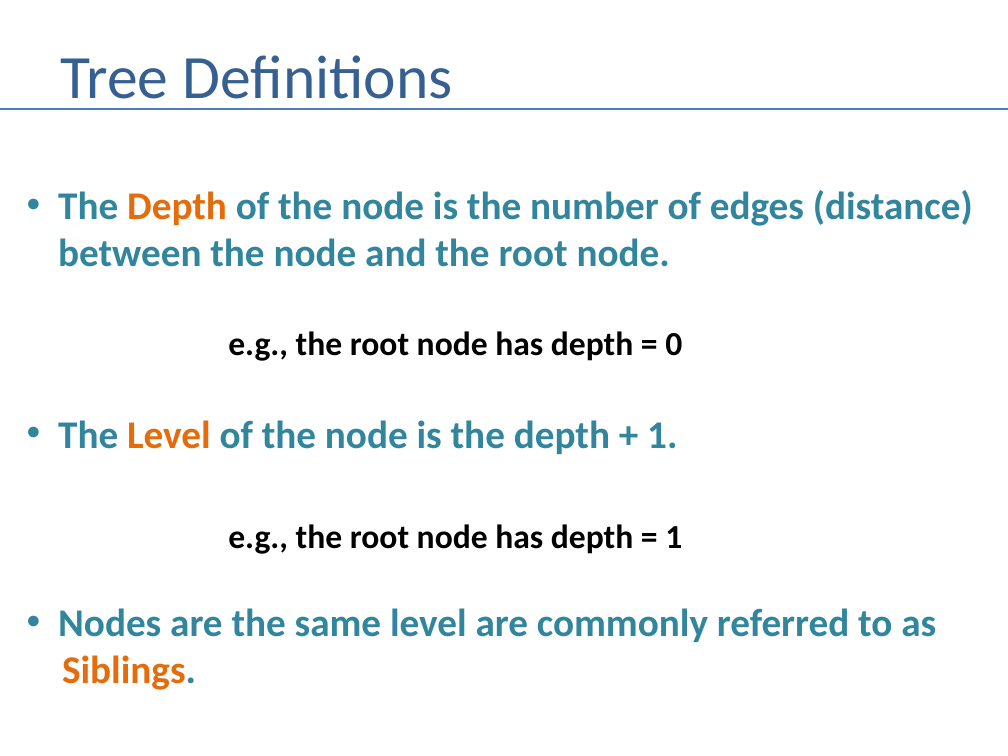
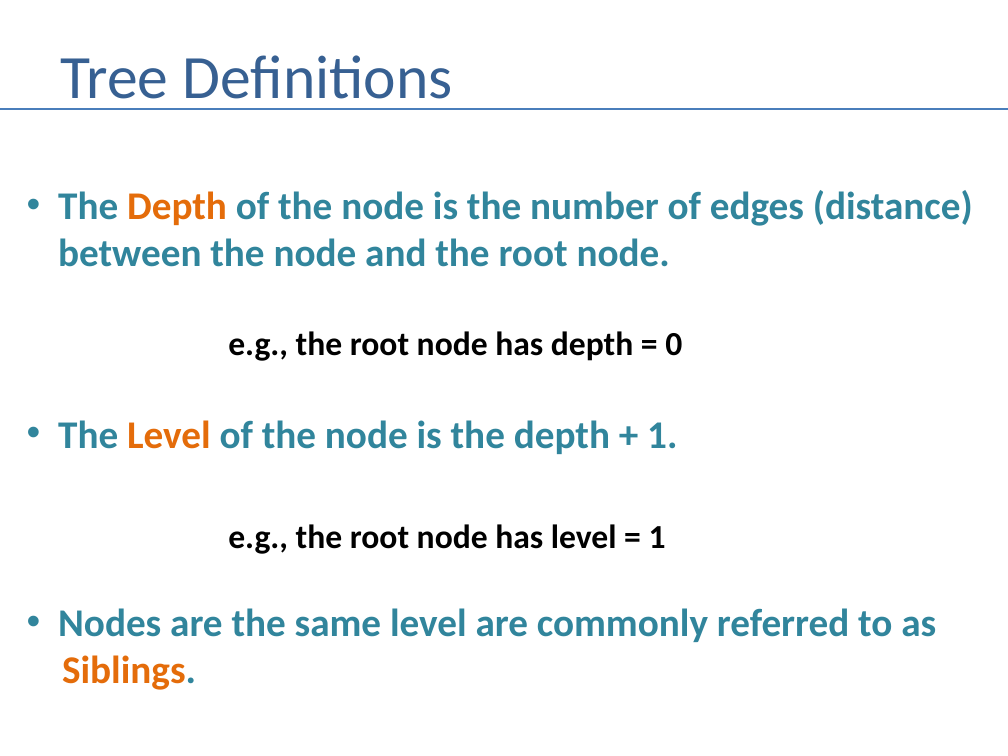
Before and after one commit to andrewferlitsch/Portland-Data-Science-Group, a slide deck: slide 4 of Presentations/AI - Graph Search.pptx. Drawn at 1008x756 pixels with LibreOffice and Linux fonts; fonts in the diff are those of the drawing. Boxes give left, top, right and bottom in pixels: in the first picture for what was removed or moved away, otherwise in the second. Text is boxed around its words. In the diff, an @@ line names an element or a change of style, - is before the commit and + after.

```diff
--- a/Presentations/AI - Graph Search.pptx
+++ b/Presentations/AI - Graph Search.pptx
@@ text at box(228, 524, 666, 554): text changed @@
-e.g., the root node has depth = 1
+e.g., the root node has level = 1
```
Also in this commit, not shown: 2 other slides changed, 1 other file.
